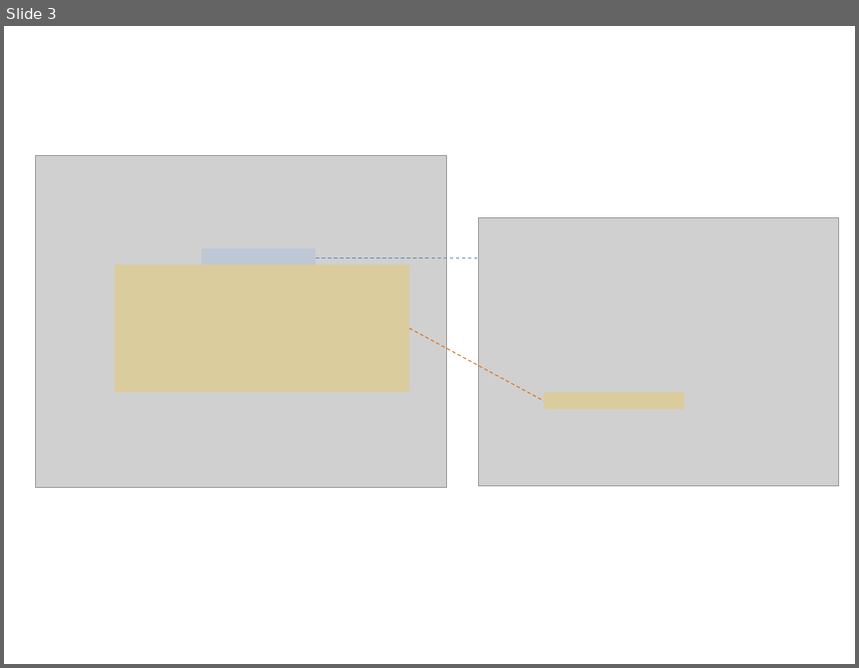
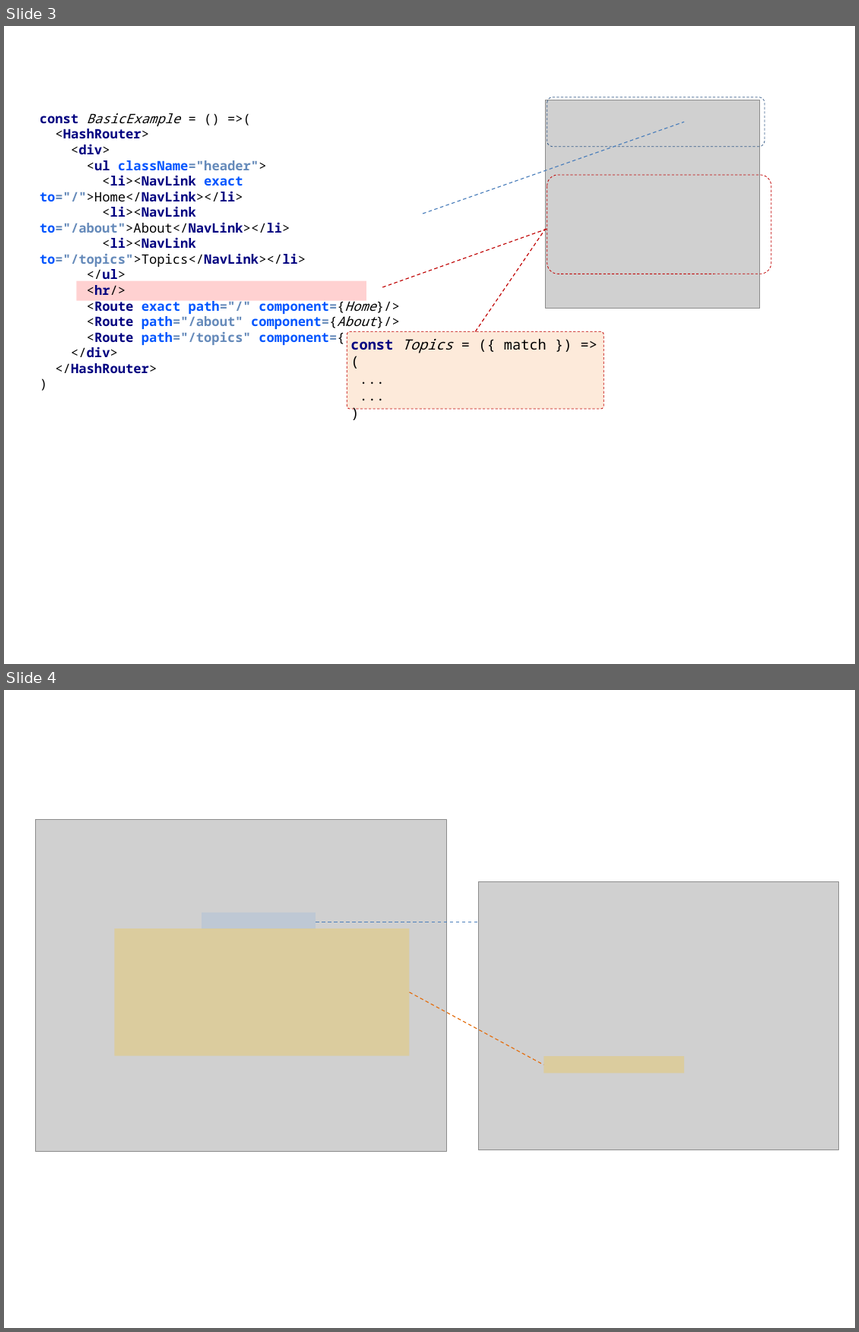
Before and after one commit to Lars-m/SlidesJsSEM-3, a slide deck: public/reactRouting/routing.pptx. Shown one above the other, each under a label of ours: slide 3 before the commit, slides 3 and 4 after it. The pictures are 859x668 and 859x1332 pixels, drawn with LibreOffice and Linux fonts; fonts in the diff are those of the drawing; grey boxes stand for pictures. Boxes give left, top, right and bottom in pixels: in the first picture for what was removed or moved away, otherwise in the second. Text is boxed around its words. In the diff, an @@ line names an element or a change of style, - is before the commit and + after.

```diff
--- a/public/reactRouting/routing.pptx
+++ b/public/reactRouting/routing.pptx
@@ slide 3 added at (4, 26, 855, 664), background #FFFFFF @@
@@ text added at (40, 113, 392, 357), 11 pt, text #000000, bold @@
+const BasicExample = () =>(
+<HashRouter>
+<div>
+<ul className="header">
+<li><NavLink exact to="/">Home</NavLink></li>
+<li><NavLink to="/about">About</NavLink></li>
+<li><NavLink to="/topics">Topics</NavLink></li>
+</ul>
+<hr/>
+<Route exact path="/" component={Home}/>
+<Route path="/about" component={About}/>
+<Route path="/topics" component={Topics}/>
+</div>
+</HashRouter>
+)
@@ picture added at (545, 100, 760, 309) @@
@@ rounded rectangle added at (547, 97, 765, 147), outline #3A5F8C 0.5 pt dashed @@
@@ line added from (423, 214) to (684, 123), #4B7EBC 0.75 pt dashed @@
@@ rounded rectangle added at (547, 175, 771, 274), outline #C00000 0.5 pt dashed @@
@@ line added from (382, 287) to (547, 229), #C00000 0.75 pt dashed @@
@@ line added from (475, 332) to (545, 229), #C00000 0.75 pt dashed @@
@@ rectangle added at (76, 281, 367, 301), fill #FF0000 at 18% opacity @@
@@ rounded rectangle added at (347, 332, 604, 409), fill #FDEADA, outline #C00000 0.5 pt dashed @@
@@ text added at (351, 338, 547, 354), 12 pt, text #000000 @@
+const Topics = ({ match }) => (
+...
+...
+)
@@ what was slide 3 is now slide 4 @@
```
Also in this commit, not shown: 1 slide changed, 2 other files.
